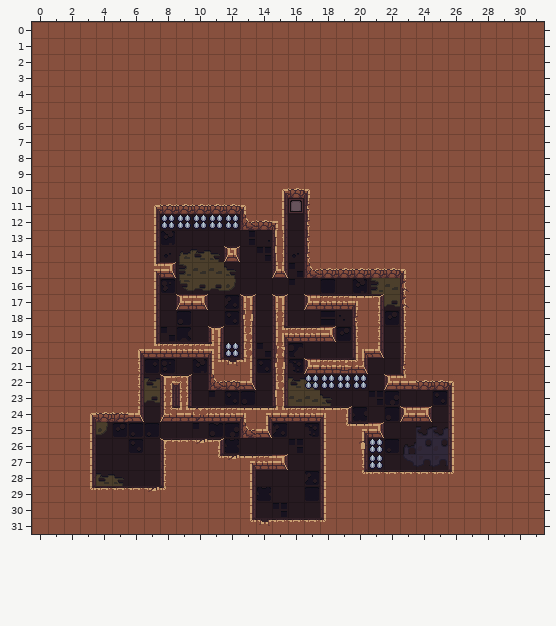
Tiled map -- assets/maps/Level1.tmx. The picture above was drawn from the file before the commit.
Cells are 16x16 px. Shown: x 0..31, y 0..31.
Once edited:
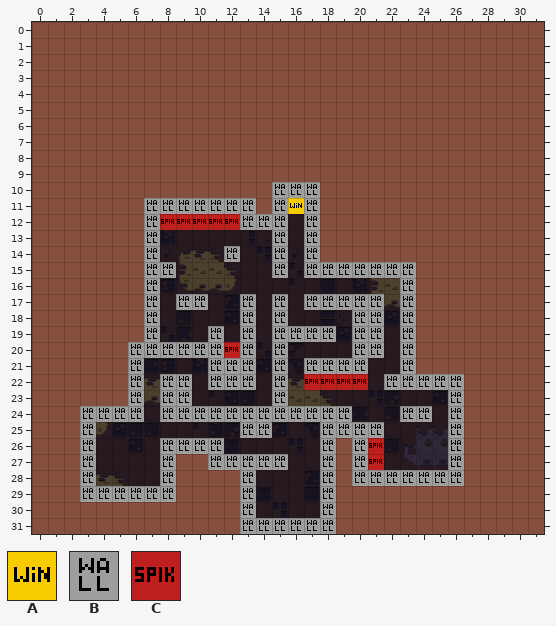
Key: from "GameplayTileset": A 0, B 2, C 16.
_ is an empty cell, . an unchanged one.
Tiles of an added or newly shown layer are drawn over the layers below it.
The exact change:
--- layer "Gameplay" (now shown)
@@ x 3..26 @@
-10 ............___.........
-11 ...._______.___.........
-12 ...._________._.........
-13 ...._......._._.........
-14 ...._...._.._._.........
-15 ....__......_._______...
-16 ...._..............._...
-17 ...._.__.._._._____._...
-18 ...._....._._....__._...
-19 ...._..._._.____.__._...
-20 ...________._....__._...
-21 ..._....___._.____.._...
-22 ..._.__.___._.____._____
-23 ..._.__....._.........._
-24 ____.____________...__._
-25 _.........__...____...._
-26 _....____......_.__...._
-27 _...._.._____.._.__...._
-28 _...._...._...._._______
-29 ______...._...._........
-30 .........._...._........
-31 ..........______........
+10 ............BBB.........
+11 ....BBBBBBB.BAB.........
+12 ....BCCCCCBBB.B.........
+13 ....B.......B.B.........
+14 ....B....B..B.B.........
+15 ....BB......B.BBBBBBB...
+16 ....B...............B...
+17 ....B.BB..B.B.BBBBB.B...
+18 ....B.....B.B....BB.B...
+19 ....B...B.B.BBBB.BB.B...
+20 ...BBBBBBCB.B....BB.B...
+21 ...B....BBB.B.BBBB..B...
+22 ...B.BB.BBB.B.CCCC.BBBBB
+23 ...B.BB.....B..........B
+24 BBBB.BBBBBBBBBBBB...BB.B
+25 B.........BB...BBBB....B
+26 B....BBBB......B.BC....B
+27 B....B..BBBBB..B.BC....B
+28 B....B....B....B.BBBBBBB
+29 BBBBBB....B....B........
+30 ..........B....B........
+31 ..........BBBBBB........
